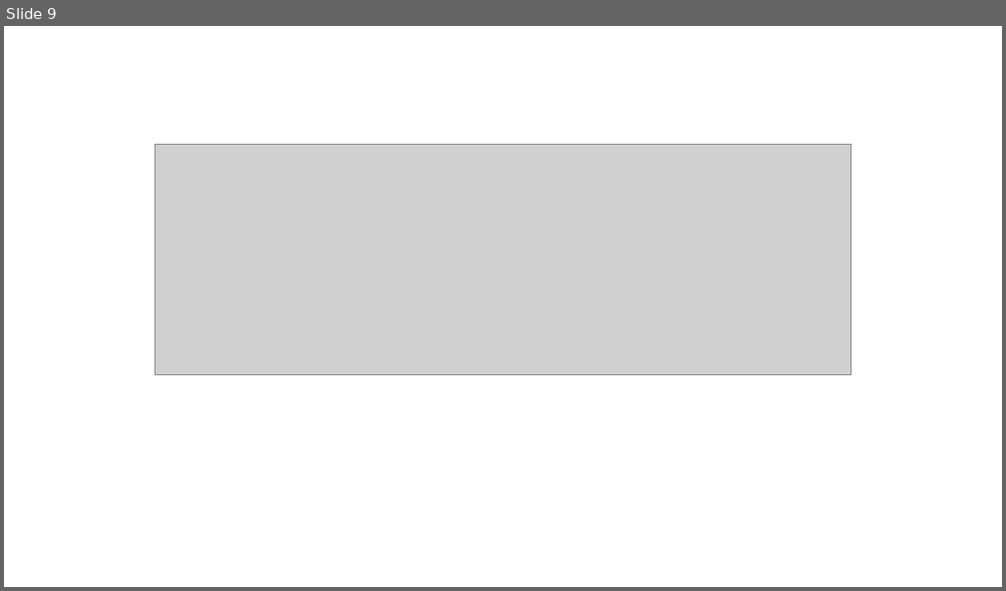
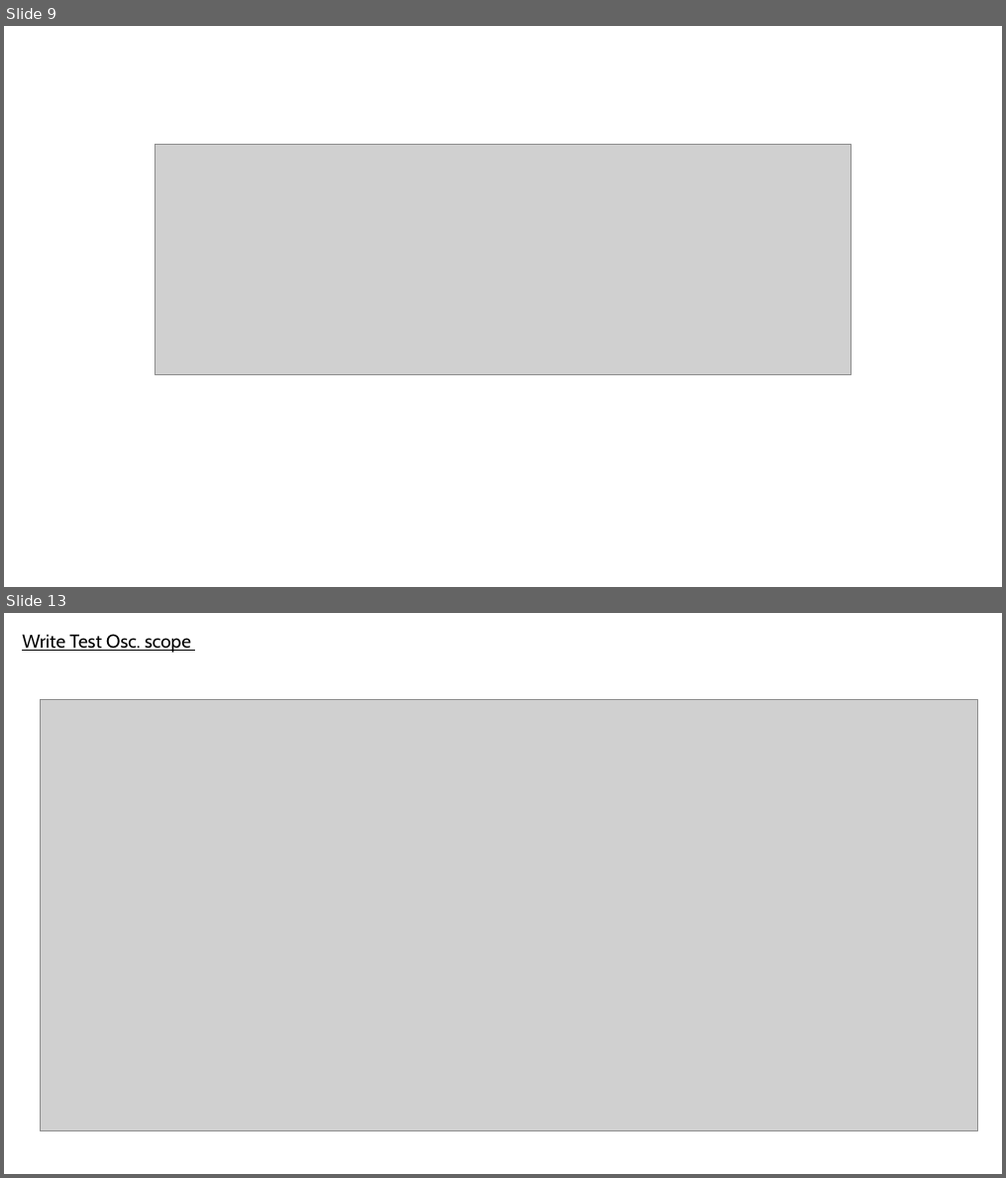
Before and after one commit to adamShiau/adamShiau_FPGA, a slide deck: intel_IP/IRIS/HW_IP/Interface/I2C/V1/I2C_EEPROM.pptx. Shown one above the other, each under a label of ours: slide 9 before the commit, slides 9 and 13 after it; the slides between them are not shown. The pictures are 1006x591 and 1006x1178 pixels, drawn with LibreOffice and Linux fonts; fonts in the diff are those of the drawing; grey boxes stand for pictures. Boxes give left, top, right and bottom in pixels: in the first picture for what was removed or moved away, otherwise in the second. Text is boxed around its words. In the diff, an @@ line names an element or a change of style, - is before the commit and + after.

```diff
--- a/intel_IP/IRIS/HW_IP/Interface/I2C/V1/I2C_EEPROM.pptx
+++ b/intel_IP/IRIS/HW_IP/Interface/I2C/V1/I2C_EEPROM.pptx
@@ slide 13 added at (4,613,1002,1174), background #FFFFFF @@
@@ text added at (22,634,191,653), 18 pt, text #000000, underline @@
+Write Test Osc. scope
@@ picture added at (40,700,978,1132) @@
```
Also in this commit, not shown: 7 slides changed, 2 other slides added, 3 other files.
